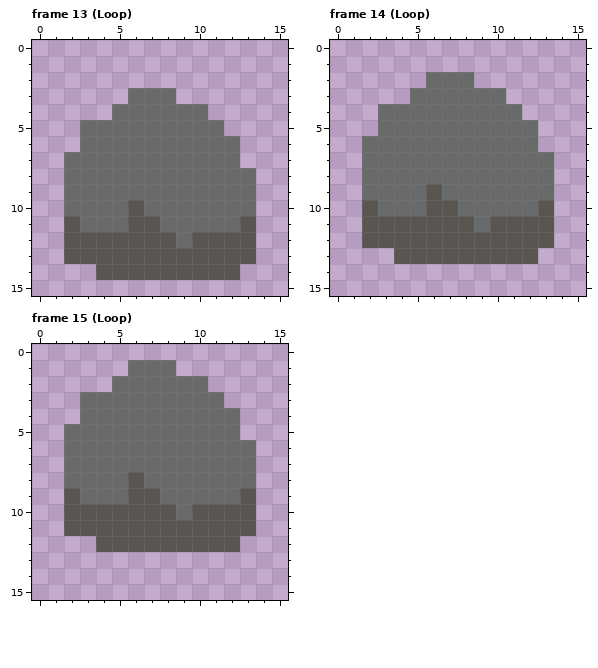
A pixel-art file gets an edit: far-out.aseprite. That is the earlier state.
16x16 pixels, 19 frames. Shown: frame 13 (Loop), frame 14 (Loop), frame 15 (Loop). The commit also changed other frames, which this record leaves out.
Now the later version:
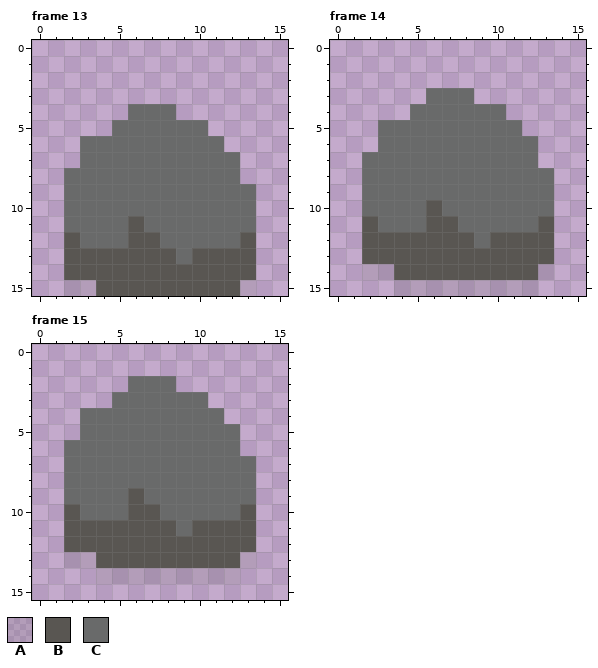
Palette (. is transparent): A #59565228  B #595652  C #696a6a
The edit:
layer "Layer 2" opacity 16% added
Frame 13, layers "Layer 1", "Layer 2":
y 3: x 6..8 CCC -> ...
y 4: x 5 C -> .; x 9..10 CC -> ..
y 5: x 3..4 CC -> ..; x 11 C -> .
y 6: x 12 C -> .
y 7: x 2 C -> .
y 8: x 13 C -> .
y 10: x 6 B -> C
y 11: x 2 B -> C; x 7 B -> C; x 13 B -> C
y 12: x 3..5 BBB -> CCC; x 8 B -> C; x 10..12 BBB -> CCC
y 13: x 9 B -> C
y 14: x 2..3 .. -> BB; x 13 . -> B
y 15: x 2..13 ............ -> AABBBBBBBBBA
Frame 14, layers "Layer 1", "Layer 2":
y 2: x 6..8 CCC -> ...
y 3: x 5 C -> .; x 9..10 CC -> ..
y 4: x 3..4 CC -> ..; x 11 C -> .
y 5: x 12 C -> .
y 6: x 2 C -> .
y 7: x 13 C -> .
y 9: x 6 B -> C
y 10: x 2 B -> C; x 7 B -> C; x 13 B -> C
y 11: x 3..5 BBB -> CCC; x 8 B -> C; x 10..12 BBB -> CCC
y 12: x 9 B -> C
y 13: x 2..3 .. -> BB; x 13 . -> B
y 14: x 2..13 ............ -> AABBBBBBBBBA
y 15: x 4..12 ......... -> AAAAAAAAA
Frame 15, layers "Layer 1", "Layer 2":
y 1: x 6..8 CCC -> ...
y 2: x 5 C -> .; x 9..10 CC -> ..
y 3: x 3..4 CC -> ..; x 11 C -> .
y 4: x 12 C -> .
y 5: x 2 C -> .
y 6: x 13 C -> .
y 8: x 6 B -> C
y 9: x 2 B -> C; x 7 B -> C; x 13 B -> C
y 10: x 3..5 BBB -> CCC; x 8 B -> C; x 10..12 BBB -> CCC
y 11: x 9 B -> C
y 12: x 2..3 .. -> BB; x 13 . -> B
y 13: x 2..13 ............ -> AABBBBBBBBBA
y 14: x 4..12 ......... -> AAAAAAAAA
Where, in picture pixels (left, top, right, bottom), the same in both pictures:
changed: (64, 88, 256, 296)
changed: (362, 72, 554, 296)
changed: (64, 360, 256, 584)
